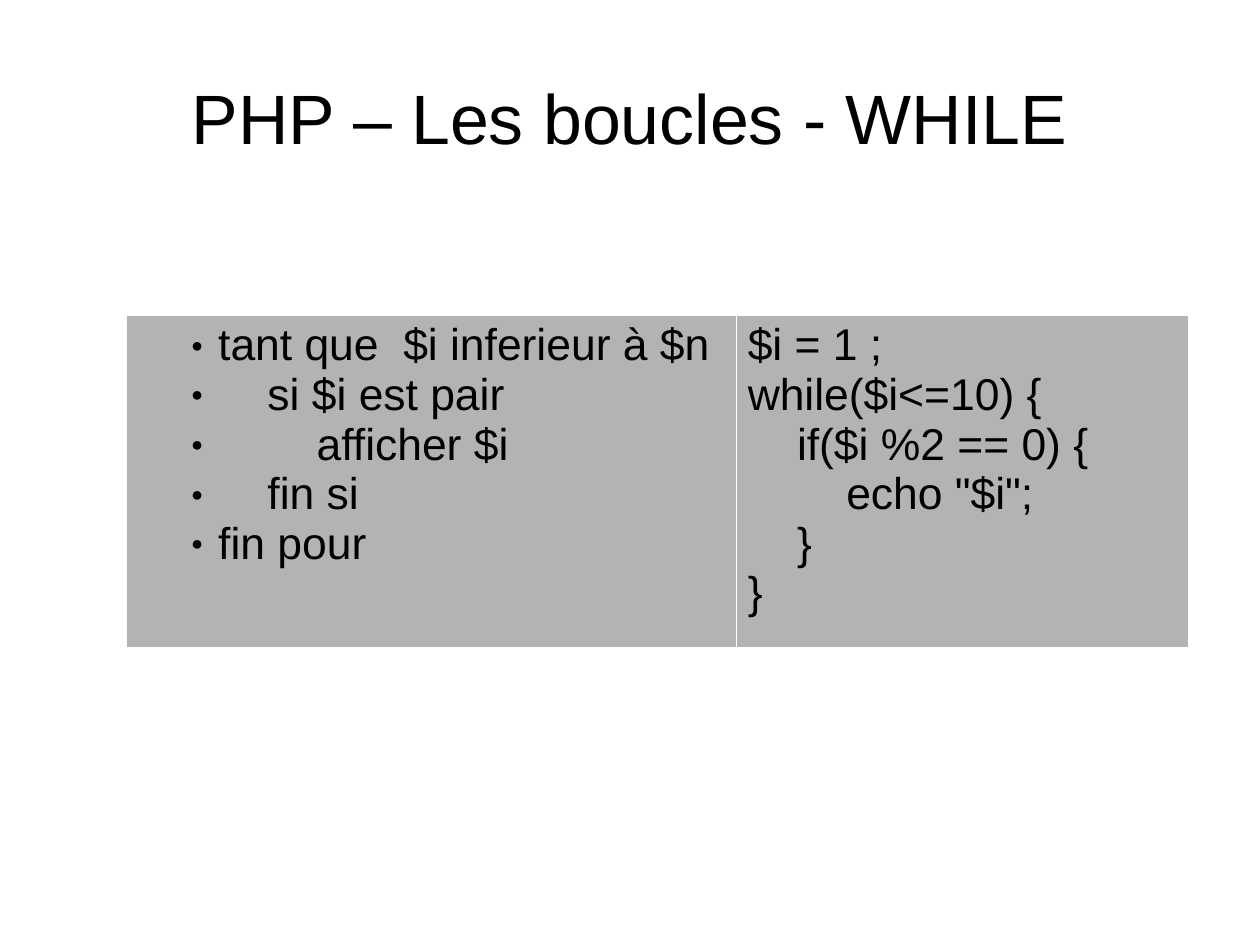
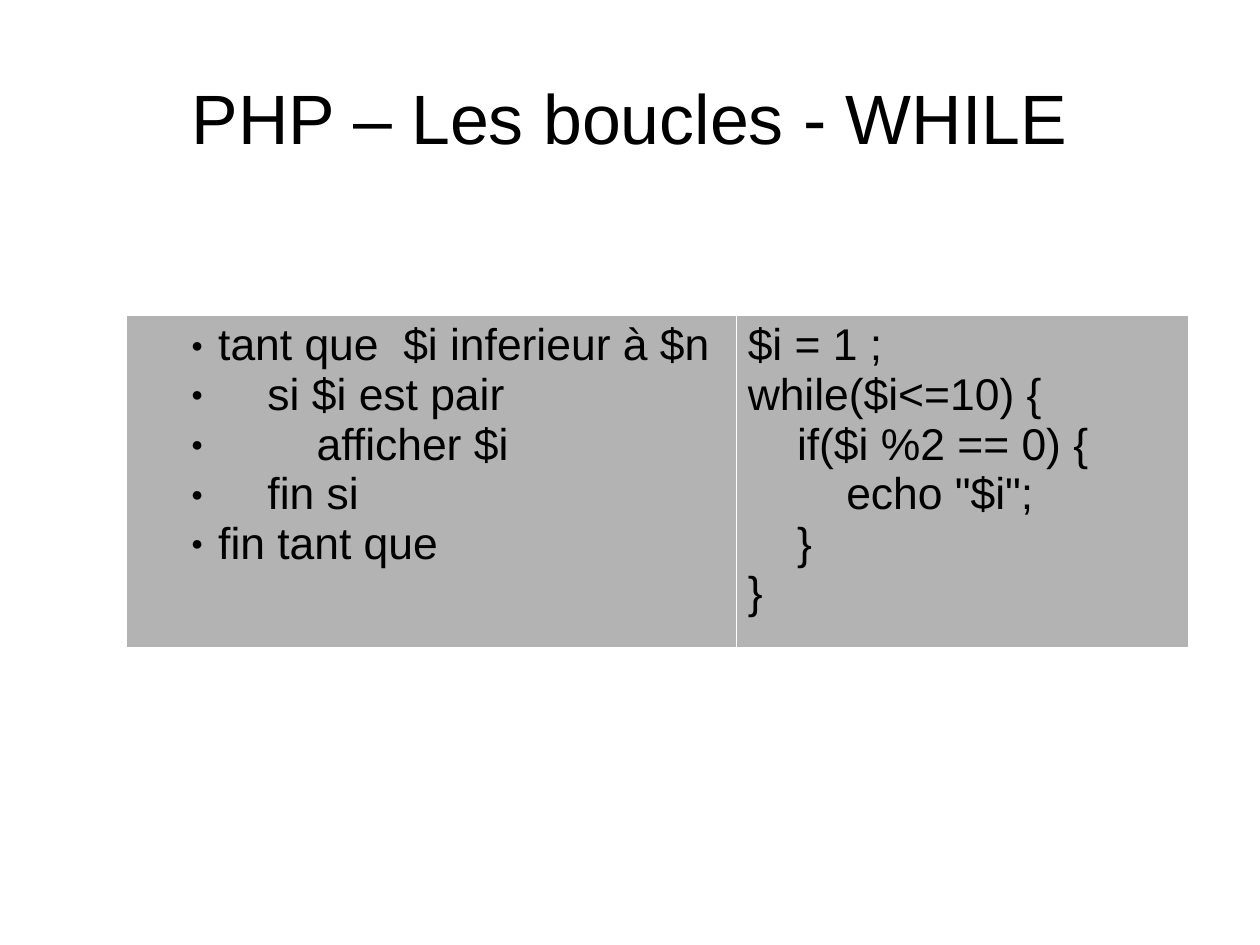
Before and after one commit to NicoM88/formation, a slide deck: slide 16 of PHP/formation.odp (slide 15 before the commit). Drawn at 1260x945 pixels with LibreOffice and Linux fonts; fonts in the diff are those of the drawing. Boxes give left, top, right and bottom in pixels: in the first picture for what was removed or moved away, otherwise in the second. Text is boxed around its words. In the diff, an @@ line names an element or a change of style, - is before the commit and + after.

```diff
--- a/PHP/formation.odp
+++ b/PHP/formation.odp
@@ table at [126,316,1188,630] @@
-row 1, column 1: tant que $i inferieur à $n / si $i est pair / afficher $i / fin si / fin pour
+row 1, column 1: tant que $i inferieur à $n / si $i est pair / afficher $i / fin si / fin tant que
```
Also in this commit, not shown: 1 slide added, 1 other file.
